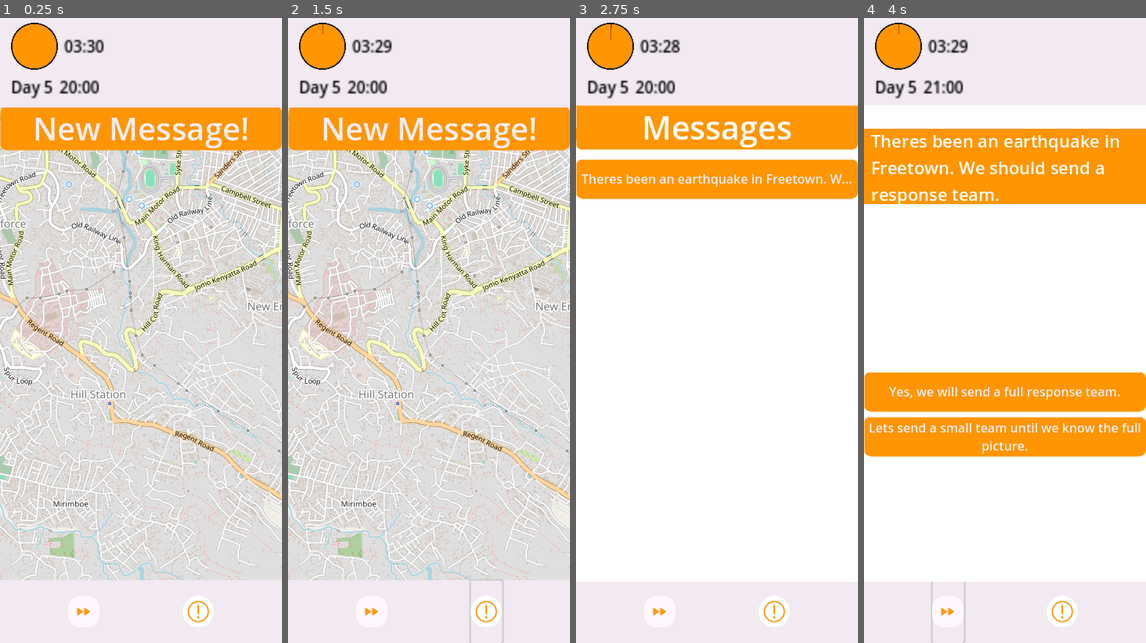
Above: before the commit, frames 1-4 (left to right).
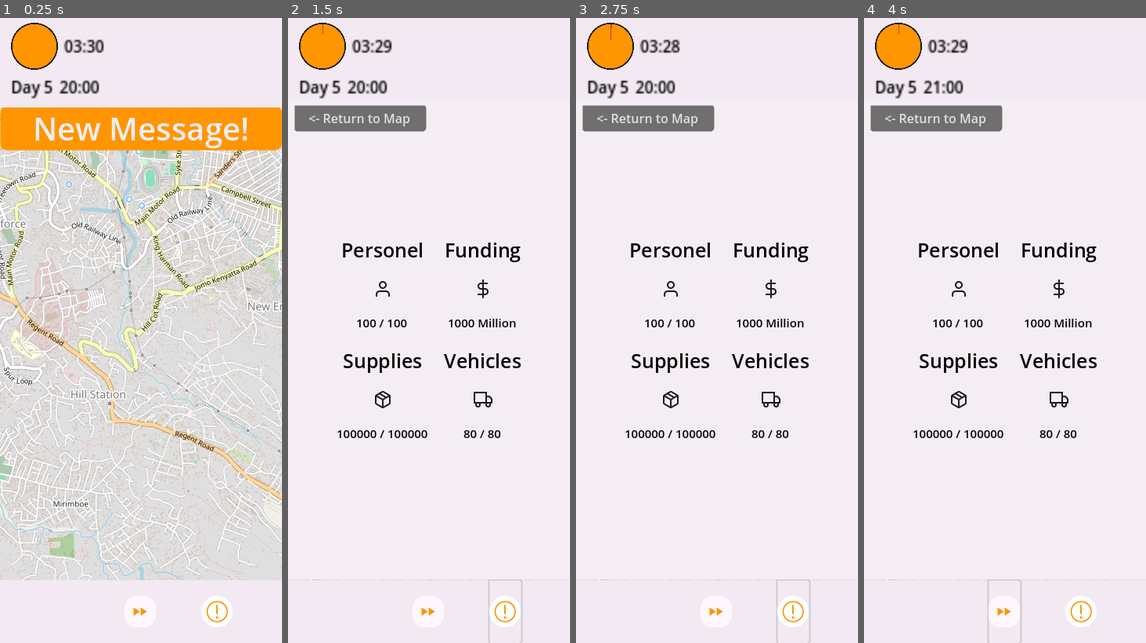
Above: after the commit, the same moments.

Repository: carabowes/Luscinia
Game: Godot game, scene res://main.tscn
Two runs of this game, one before a commit and one after it. Both use one fixed random seed, a clock stepped at 60 frames per second and the inputs below.
Inputs (mouse positions are in pixels of both pictures, inside the frame that each line leads up to; where the layout moved, square brackets give the same spot in the first picture):
- Up to frame 1 (0.25 s): no input
- Up to frame 2 (1.5 s): click (352, 611) [485, 611] at 0.5 s; click (505, 611) [485, 611] at 1.25 s
- Up to frame 3 (2.75 s): click "New Message!" at 2 s
- Up to frame 4 (4 s): click "Theres been an earthquake in …" (after the commit: "New Message!") at 2.75 s; click (1005, 611) [948, 611] at 3.5 s

The runs differ from the first frame. In frame 1, 0.2% of the frame differs, in the area x 27-81%, y 93-97%; in frame 2, 37%, in the area x 0-100%, y 13-100%; in frame 3, 15%; in frame 4, 27%.

Commit message:
Added navbar message button for Message History

Diff:
--- a/luscinia/Scenes/navbar.tscn
+++ b/luscinia/Scenes/navbar.tscn
@@ -1,8 +1,11 @@
-[gd_scene load_steps=10 format=3 uid="uid://cxv5svgbwbyqo"]
+[gd_scene load_steps=13 format=3 uid="uid://1ygif2bywt5u"]
 
 [ext_resource type="Texture2D" uid="uid://crdt0x0jw41ox" path="res://Sprites/UI/ProceedButton.png" id="1_24llj"]
+[ext_resource type="Texture2D" uid="uid://dbevrsfktm6jt" path="res://Sprites/UI/MessageButton.png" id="1_hhk0i"]
 [ext_resource type="Script" path="res://Scripts/UI/skip_custom_time_button.gd" id="2_ifu5p"]
+[ext_resource type="Script" path="res://Scripts/task_message/view_messages.gd" id="2_jx138"]
 [ext_resource type="Texture2D" uid="uid://dd65myswp443" path="res://Sprites/commisioned_icons/information_icon.png" id="3_b18yf"]
+[ext_resource type="Texture2D" uid="uid://dwl5qh53md1wx" path="res://Sprites/UI/Exclamation bubble.png" id="3_ohkv6"]
 [ext_resource type="Script" path="res://Scripts/UI/view_resources.gd" id="4_8diyc"]
 
 [sub_resource type="StyleBoxFlat" id="StyleBoxFlat_h85xp"]
@@ -50,6 +53,24 @@
 grow_horizontal = 2
 grow_vertical = 2
 
+[node name="view_message_history_button" type="Button" parent="NavbarLayout"]
+layout_mode = 2
+size_flags_horizontal = 6
+theme_override_styles/hover = SubResource("StyleBoxFlat_u7tph")
+theme_override_styles/pressed = SubResource("StyleBoxFlat_n5gp4")
+theme_override_styles/normal = SubResource("StyleBoxFlat_gromn")
+icon = ExtResource("1_hhk0i")
+flat = true
+script = ExtResource("2_jx138")
+
+[node name="new_message_notif" type="TextureRect" parent="NavbarLayout/view_message_history_button"]
+layout_mode = 0
+offset_left = 30.0
+offset_top = 15.0
+offset_right = 46.0
+offset_bottom = 31.0
+texture = ExtResource("3_ohkv6")
+
 [node name="skip_custom_time_button" type="Button" parent="NavbarLayout"]
 layout_mode = 2
 size_flags_horizontal = 6
--- /dev/null
+++ b/luscinia/Scripts/task_message/view_messages.gd
@@ -0,0 +1,9 @@
+extends Node
+@onready var message_history = $"../../../pages/message_history"
+
+func _ready() -> void:
+	self.pressed.connect(self.button_pressed)
+
+
+func button_pressed():
+	message_history.visible = !message_history.visible
--- a/luscinia/main.tscn
+++ b/luscinia/main.tscn
@@ -1,16 +1,17 @@
-[gd_scene load_steps=13 format=3 uid="uid://demyglfh17k5g"]
+[gd_scene load_steps=14 format=3 uid="uid://tehp5ciso2t6"]
 
-[ext_resource type="PackedScene" uid="uid://djfodjryat72c" path="res://Scenes/map.tscn" id="1_7fdga"]
-[ext_resource type="PackedScene" uid="uid://desl373b33t23" path="res://Scenes/timer.tscn" id="2_5mpic"]
+[ext_resource type="PackedScene" path="res://Scenes/map.tscn" id="1_7fdga"]
+[ext_resource type="PackedScene" uid="uid://ch57ng1sslqej" path="res://Scenes/timer.tscn" id="2_5mpic"]
 [ext_resource type="Script" path="res://Scripts/Resources/message.gd" id="3_h4e53"]
-[ext_resource type="PackedScene" uid="uid://da0l1xitf07a2" path="res://Scenes/resource_page.tscn" id="4_vi8yg"]
-[ext_resource type="PackedScene" uid="uid://c70krmks36rto" path="res://Scenes/task_details.tscn" id="5_0qr7n"]
-[ext_resource type="PackedScene" uid="uid://cxv5svgbwbyqo" path="res://Scenes/navbar.tscn" id="5_5vcs1"]
+[ext_resource type="PackedScene" path="res://Scenes/resource_page.tscn" id="4_vi8yg"]
+[ext_resource type="PackedScene" path="res://Scenes/task_details.tscn" id="5_0qr7n"]
+[ext_resource type="PackedScene" uid="uid://1ygif2bywt5u" path="res://Scenes/navbar.tscn" id="5_5vcs1"]
 [ext_resource type="Resource" uid="uid://6i0nc5dgh3ql" path="res://Nodes/task_data/message_earthquake.tres" id="5_yj18d"]
 [ext_resource type="PackedScene" uid="uid://dfl5n2ga1ulqv" path="res://Nodes/task_message_buttons/messenger_screen.tscn" id="6_877e8"]
 [ext_resource type="Resource" uid="uid://cxwgponxxk2pf" path="res://Nodes/task_data/message_contact.tres" id="6_ntma7"]
-[ext_resource type="PackedScene" uid="uid://bnodjjjy3hdxo" path="res://Scenes/task-assignment.tscn" id="7_g8mic"]
+[ext_resource type="PackedScene" path="res://Scenes/task-assignment.tscn" id="7_g8mic"]
 [ext_resource type="Script" path="res://Scripts/task_message/message_list.gd" id="11_ir8ox"]
+[ext_resource type="PackedScene" uid="uid://chgfw50bgl4i0" path="res://Scenes/message_history.tscn" id="11_klgk6"]
 
 [sub_resource type="StyleBoxFlat" id="StyleBoxFlat_gfh5b"]
 bg_color = Color(1, 0.584314, 0, 1)
@@ -75,6 +76,9 @@
 visible = false
 layout_mode = 1
 
+[node name="message_history" parent="pages" instance=ExtResource("11_klgk6")]
+layout_mode = 1
+
 [node name="text_message_list" type="Control" parent="pages"]
 visible = false
 layout_mode = 1
